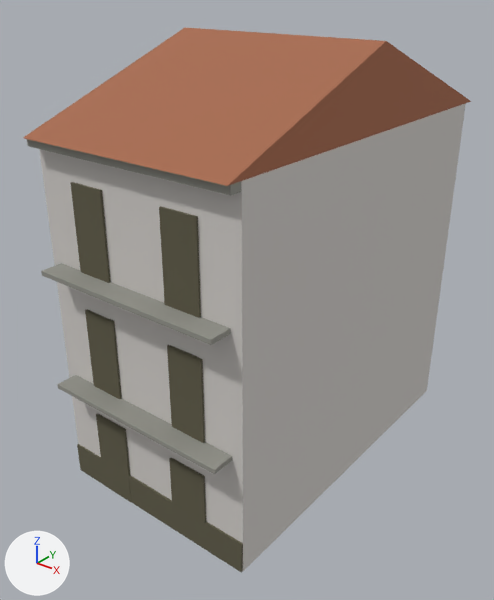
Two versions of the FBX model entregas/teo-modelado/pueblo-valenciano/TresAlturas/SM_TresAlturas_v0_Cal_LOD1.fbx, one commit apart.
Camera for both pictures: a camera (50 mm lens) standing at (10.55, -14.19, 13.03) and looking at (-0.16, -0.8, 4.73). The lights are fixed; the arrows at lower left show +X, +Y and +Z. The older version comes first. Where no turn or scale is listed for an object, it has been applied to the vertices.

Script lines for the objects in view, before the commit:
```python
me_sm_pueblo_valenciano_v10_lod1_001 = bpy.data.meshes.new('SM_pueblo_valenciano_v10_LOD1.001')
me_sm_pueblo_valenciano_v10_lod1_001.from_pydata(...)  # 118 vertices, 89 faces; spans x -3.0..3.0, y -5.5..5.5, z 0.0..11.6
me_sm_pueblo_valenciano_v10_lod1_001.materials.append(mat_mat_paleta32)  # picture img_t_paleta32_png
# before: 9 (-2.99, -4.95, 0.9) at pixel (77, 444), 11 (-2.99, -4.89, 0.9) at pixel (78, 443), 13 (2.99, -4.95, 0.9) at pixel (241, 544), 15 (2.99, -4.89, 0.9) at pixel (242, 543)
ob_sm_pueblo_valenciano_v10_lod1 = bpy.data.objects.new('SM_pueblo_valenciano_v10_LOD1', me_sm_pueblo_valenciano_v10_lod1_001)
ob_sm_pueblo_valenciano_v10_lod1.location = (0.0, 0.0, 0.0)
```
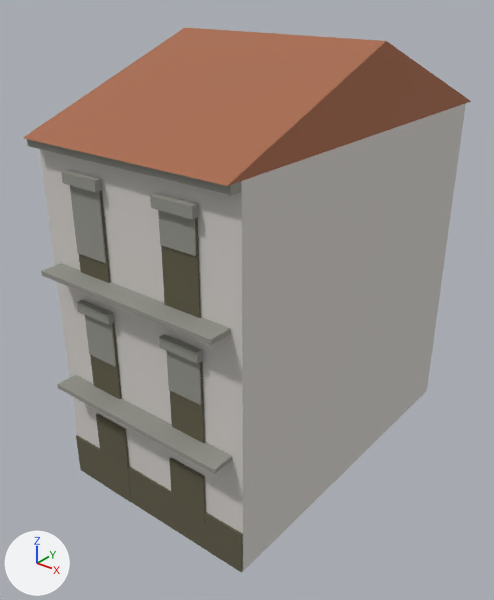
What differs and where, as boxes (x1, y1, x2, y2) in the pictures (494 x 600 px; the box of a moved part takes in the faces that stretch with it):
```json
{"part": 1, "of": "me_sm_pueblo_valenciano_v10_lod1_001", "change": "added", "after": [77, 300, 114, 325]}
{"part": 2, "of": "me_sm_pueblo_valenciano_v10_lod1_001", "change": "added", "after": [85, 315, 116, 367]}
{"part": 3, "of": "me_sm_pueblo_valenciano_v10_lod1_001", "change": "added", "after": [159, 334, 202, 364]}
{"part": 4, "of": "me_sm_pueblo_valenciano_v10_lod1_001", "change": "added", "after": [166, 350, 202, 405]}
{"part": 5, "of": "me_sm_pueblo_valenciano_v10_lod1_001", "change": "added", "after": [61, 170, 101, 192]}
{"part": 6, "of": "me_sm_pueblo_valenciano_v10_lod1_001", "change": "added", "after": [70, 185, 106, 263]}
{"part": 7, "of": "me_sm_pueblo_valenciano_v10_lod1_001", "change": "added", "after": [150, 194, 198, 219]}
{"part": 8, "of": "me_sm_pueblo_valenciano_v10_lod1_001", "change": "added", "after": [158, 210, 196, 256]}
{"part": 9, "of": "me_sm_pueblo_valenciano_v10_lod1_001", "change": "moved or reshaped", "before": [77, 444, 243, 573], "after": [76, 435, 243, 573]}
```

Edits to the scene script, one JSON object a line:
```json
{"block": "me_sm_pueblo_valenciano_v10_lod1_001", "where": "# used by ob_sm_pueblo_valenciano_v10_lod1; location = (0.0, 0.0, 0.0)"}
{"block": "me_sm_pueblo_valenciano_v10_lod1_001", "where": "# verts and faces of me_sm_pueblo_valenciano_v10_lod1_001; kept vertices keep their numbers, new ones are numbered from 118"}
{"op": "remove", "block": "me_sm_pueblo_valenciano_v10_lod1_001", "code": "me_sm_pueblo_valenciano_v10_lod1_001.from_pydata(...)  # 118 vertices, 89 faces; spans x -3.0..3.0, y -5.5..5.5, z 0.0..11.6"}
{"op": "add", "block": "me_sm_pueblo_valenciano_v10_lod1_001", "code": "me_sm_pueblo_valenciano_v10_lod1_001.from_pydata(...)  # 182 vertices, 137 faces; spans x -3.0..3.0, y -5.5..5.5, z 0.0..11.6"}
{"block": "me_sm_pueblo_valenciano_v10_lod1_001", "change": "me_sm_pueblo_valenciano_v10_lod1_001 part 1: a new loose piece, a box spanning x -1.96..-0.84, y -5.12..-4.96, z 5.51..5.77, in mat_mat_paleta32 (picture img_t_paleta32_png)"}
{"block": "me_sm_pueblo_valenciano_v10_lod1_001", "change": "me_sm_pueblo_valenciano_v10_lod1_001 part 2: a new loose piece, a box spanning x -1.89..-0.91, y -4.995..-4.965, z 4.276..5.5, in mat_mat_paleta32 (picture img_t_paleta32_png)"}
{"block": "me_sm_pueblo_valenciano_v10_lod1_001", "change": "me_sm_pueblo_valenciano_v10_lod1_001 part 3: a new loose piece, a box spanning x 0.84..1.96, y -5.12..-4.96, z 5.51..5.77, in mat_mat_paleta32 (picture img_t_paleta32_png)"}
{"block": "me_sm_pueblo_valenciano_v10_lod1_001", "change": "me_sm_pueblo_valenciano_v10_lod1_001 part 4: a new loose piece, a box spanning x 0.91..1.89, y -4.995..-4.965, z 4.356..5.5, in mat_mat_paleta32 (picture img_t_paleta32_png)"}
{"block": "me_sm_pueblo_valenciano_v10_lod1_001", "change": "me_sm_pueblo_valenciano_v10_lod1_001 part 5: a new loose piece, a box spanning x -1.96..-0.84, y -5.12..-4.96, z 8.71..8.97, in mat_mat_paleta32 (picture img_t_paleta32_png)"}
{"block": "me_sm_pueblo_valenciano_v10_lod1_001", "change": "me_sm_pueblo_valenciano_v10_lod1_001 part 6: a new loose piece, a box spanning x -1.89..-0.91, y -4.995..-4.965, z 7.011..8.7, in mat_mat_paleta32 (picture img_t_paleta32_png)"}
{"block": "me_sm_pueblo_valenciano_v10_lod1_001", "change": "me_sm_pueblo_valenciano_v10_lod1_001 part 7: a new loose piece, a box spanning x 0.84..1.96, y -5.12..-4.96, z 8.71..8.97, in mat_mat_paleta32 (picture img_t_paleta32_png)"}
{"block": "me_sm_pueblo_valenciano_v10_lod1_001", "change": "me_sm_pueblo_valenciano_v10_lod1_001 part 8: a new loose piece, a box spanning x 0.91..1.89, y -4.995..-4.965, z 7.897..8.7, in mat_mat_paleta32 (picture img_t_paleta32_png)"}
{"block": "me_sm_pueblo_valenciano_v10_lod1_001", "change": "me_sm_pueblo_valenciano_v10_lod1_001 part 9"}
{"op": "add", "block": "me_sm_pueblo_valenciano_v10_lod1_001", "code": "for i in [9, 11, 13, 15]: verts[i] += (0.0, 0.0, 0.3)"}
```
